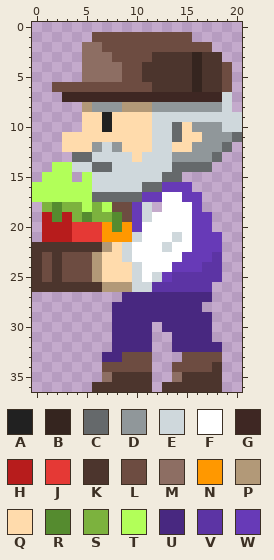
Two versions of one pixel-art sprite, assets/Player/mariano/marioidle.png. The picture above is the old version.
The file is 21x37 pixels.
Palette (. is transparent): A #212121  B #35251f  C #65696b  D #90979a  E #cfd8dc  F #ffffff  G #3e2723  H #b71c1c  J #e53935  K #4c352d  L #6d4c41  M #8d6e63  N #ff9800  P #b29978  Q #ffdbac  R #558b2f  S #7cb23e  T #b2ff59  U #482880  V #5c34a4  W #673ab7
Pixels before, first column x 0:
 1 ......LLLLLLLLLL.....
 2 .....MMLLLLLLLLLLL...
 3 .....MMMLLLLKKKKBKK..
 4 .....MMMMLLKKKKKBKKL.
 5 .....MMMMLLKKKKKBKKL.
 6 ..LLLLLLLLLLKKKKBKKL.
 7 ...GGGGGGGGGGGGGGGGE.
 8 .....PDDDPPPDDDDDDDE.
 9 .....QQAQQQQEEEEEEEEE
10 .....QQAQQQQEECQDDDEE
11 ...QQQQQQQQQEECQQDDDC
12 ...QQQDEDQQQEEQQDDDC.
13 ....CCEEEEQEEEDDDDC..
14 ..TTEECCEEEEEECCCC...
15 .TTT.TEEEEEEECC......
16 TTTTTTEEEEECCWWW.....
17 TTTTTTCCCCCWWFFWW....
18 .SRSSTSTLLWE.FFFW....
19 .HRHSRSSRLWEFFFFWW...
20 .HHHJJJNRNWFFFFFWW...
21 .HHHJJJNNNEFFFEFWWW..
22 KKKKKKKPQEFFFEFFWWW..
23 KLKLLLPQQEFFFFFWWWV..
24 KLKLLLPQQQEFFFWWWVV..
25 KLKLLLPQQQEFEWVVVVV..
26 KKKKKKKPPPEEVVVVVV...
27 .........UUUUUUUUU...
28 ........UUUUUUUUU....
29 ........UUUUUUUUUU...
30 ........UUUU.UUUUU...
31 ........UUUU..UUUU...
32 ........UUUU..UUUUU..
33 .......UULLL...LLLL..
34 .......LLLLL..LLLLK..
35 .......MKKKK..MKKKK..
36 ......KKKKKK.KKKKKK..
New version:
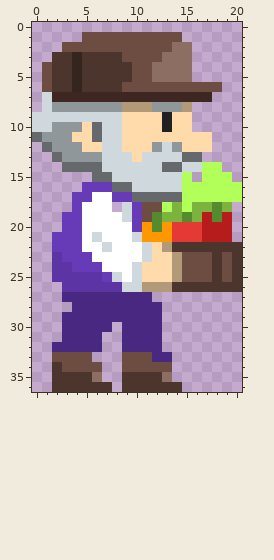
The edit:
Changed rows in their new state; - is an unchanged pixel.
first column x 0:
 1 -----L---------.-----
 2 ---LLLL-------MM..---
 3 --KKBKKKK---LMMM...--
 4 -LKKBKKKKK-LMMMM....-
 5 -LKKBKKKKK-LMMMM....-
 6 -LKKBKKKK---LLLLLLL.-
 7 -EG---------------..-
 8 -EDDDD---------P....-
 9 EEEEEEEEE---QAQQ.....
10 EEDDD-CEE---QAQ-.....
11 CDDD--CEE---QQQ--Q...
12 -CDDD-Q-E---D-D-QQ..-
13 --CDDDD-------ECC..--
14 --.CCC-E-----C-EETT--
15 -...-.CC-----EET-TTT-
16 .....WWWCC-EEEETTTTTT
17 ....WWFFWW-CCCCTTTTTT
18 -...WFFF.E-LLTSTSSRS-
19 -..WWFFFFE-LRSSRSHRH-
20 -..WWFFFFF-NRNJJJHHH-
21 -.WWWFEFFF-NNNJJJHHH-
22 ..WWWFFEFF-EQPKKKKKKK
23 ..VWWWFFFF-EQQPLLLKLK
24 ..VVWWWFFF-QQQPLLLKLK
25 ..VVVVVWEF-QQQPLLLKLK
26 ...VVVVVVE-PPPKKKKKKK
27 ---UUUUUU---......---
28 ----UUUU-----....----
29 ---UUUUU-----.....---
30 ---UUUUU.---U.....---
31 ---UUUU-.---U-....---
32 --UUUUU-.---U-.....--
33 --LLLL-..---UU-....--
34 --KLLLL..---LL.....--
35 --KKKKM..---KM.....--
36 --KKKK--.---K--....--
Boxes around the changes in both pictures, in picture pixels (x1, y1, x2, y2):
changed: (32, 32, 242, 392)
